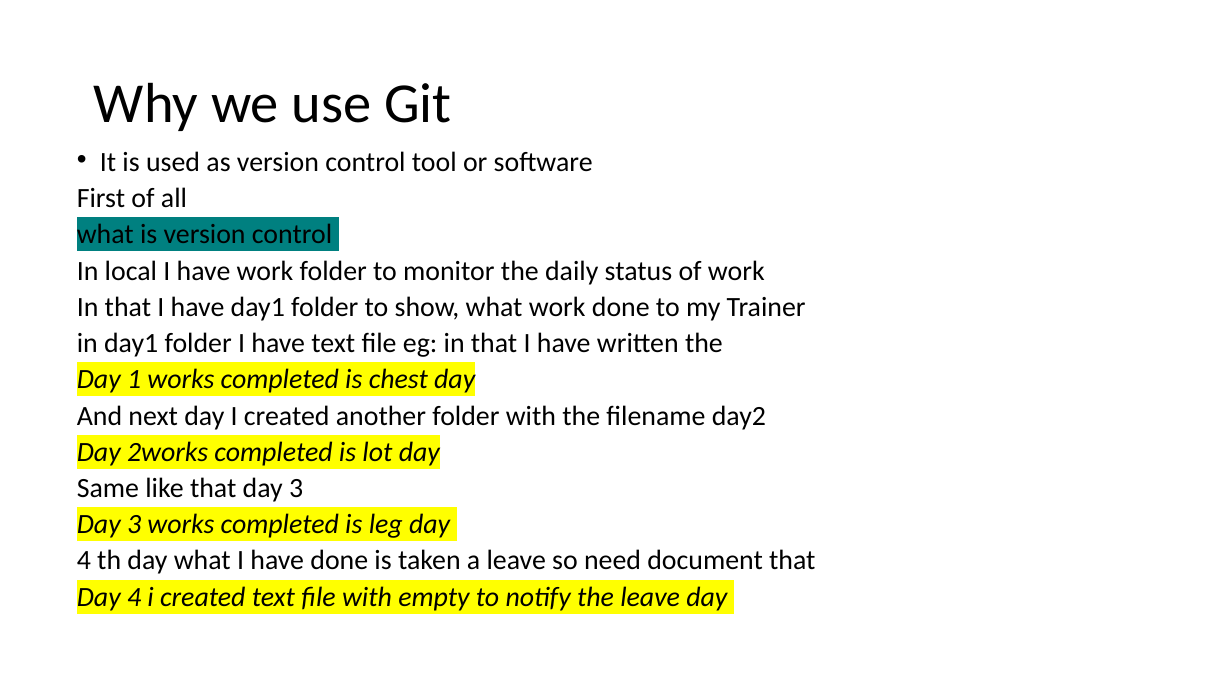
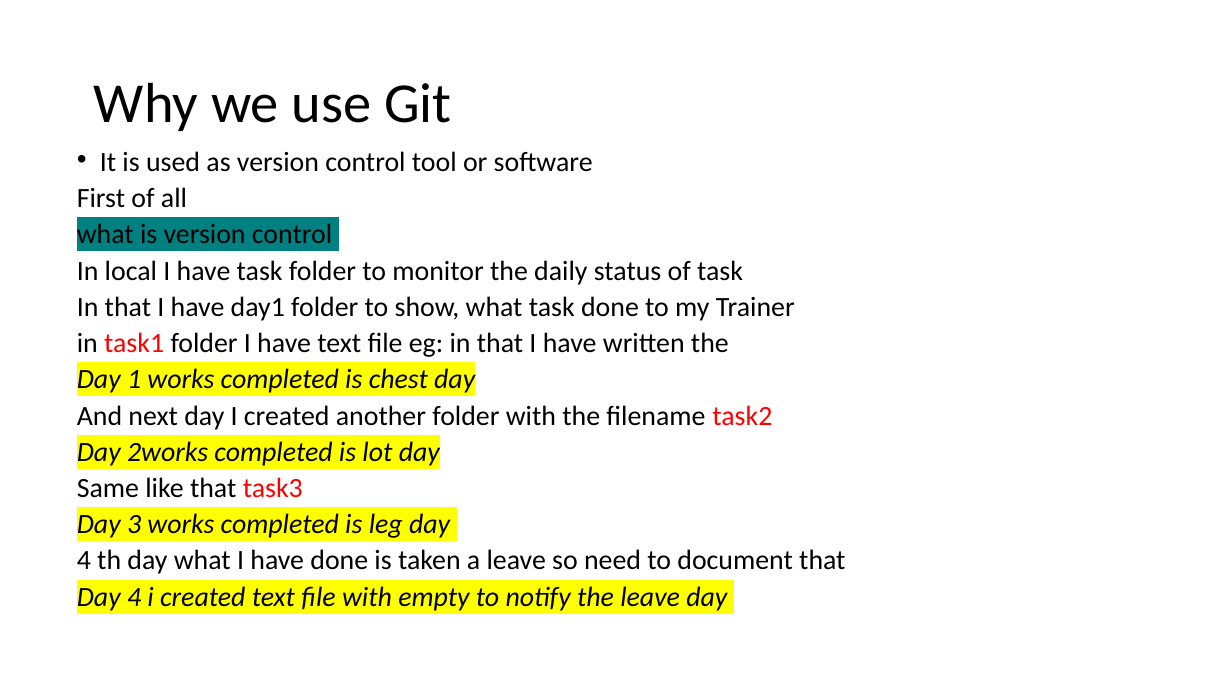
Before and after one commit to kselvan73/Gravity_seizer, a slide deck: slide 2 of Home_done_works/Documents/pptformats/LearningOfGit.pptx. Drawn at 1232x693 pixels with LibreOffice and Linux fonts; fonts in the diff are those of the drawing. Boxes give left, top, right and bottom in pixels: in the first picture for what was removed or moved away, otherwise in the second. Text is boxed around its words. In the diff, an @@ line names an element or a change of style, - is before the commit and + after.

```diff
--- a/Home_done_works/Documents/pptformats/LearningOfGit.pptx
+++ b/Home_done_works/Documents/pptformats/LearningOfGit.pptx
@@ text at bbox=[77, 260, 795, 357]: text changed @@
-In local I have work folder to monitor the daily status of work
-In that I have day1 folder to show, what work done to my Trainer
-in day1 folder I have text file eg: in that I have written the
+In local I have task folder to monitor the daily status of task
+In that I have day1 folder to show, what task done to my Trainer
+in task1 folder I have text file eg: in that I have written the
@@ text at bbox=[77, 405, 772, 430]: text changed @@
-And next day I created another folder with the filename day2
+And next day I created another folder with the filename task2
@@ text at bbox=[77, 477, 303, 498]: text changed @@
-Same like that day 3
+Same like that task3
@@ text at bbox=[77, 549, 845, 574]: text changed @@
-4 th day what I have done is taken a leave so need document that
+4 th day what I have done is taken a leave so need to document that
```
Also in this commit, not shown: 4 other slides changed, 1 slide added, 1 other file.
